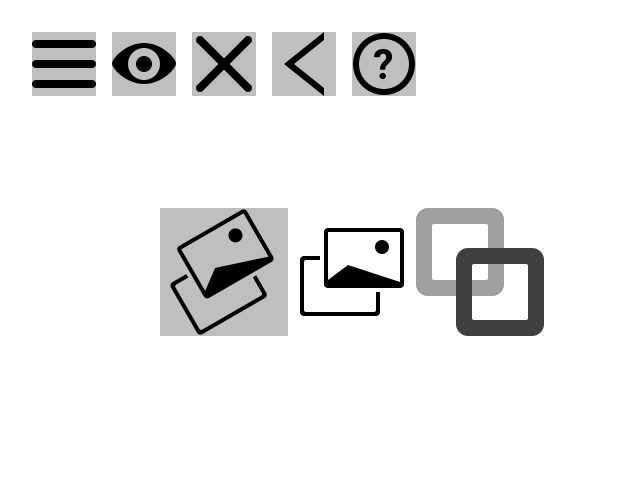
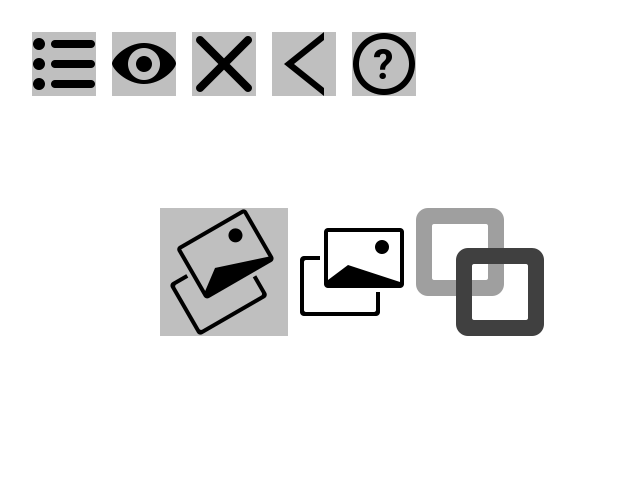
Layers edited between the first and the second (640, 480) image:
painted on "settings" (2nd of 3, in "settings") over [32, 38, 96, 90]
added group "Group 2" with 1 layers in group "settings" over [35, 38, 93, 90]
